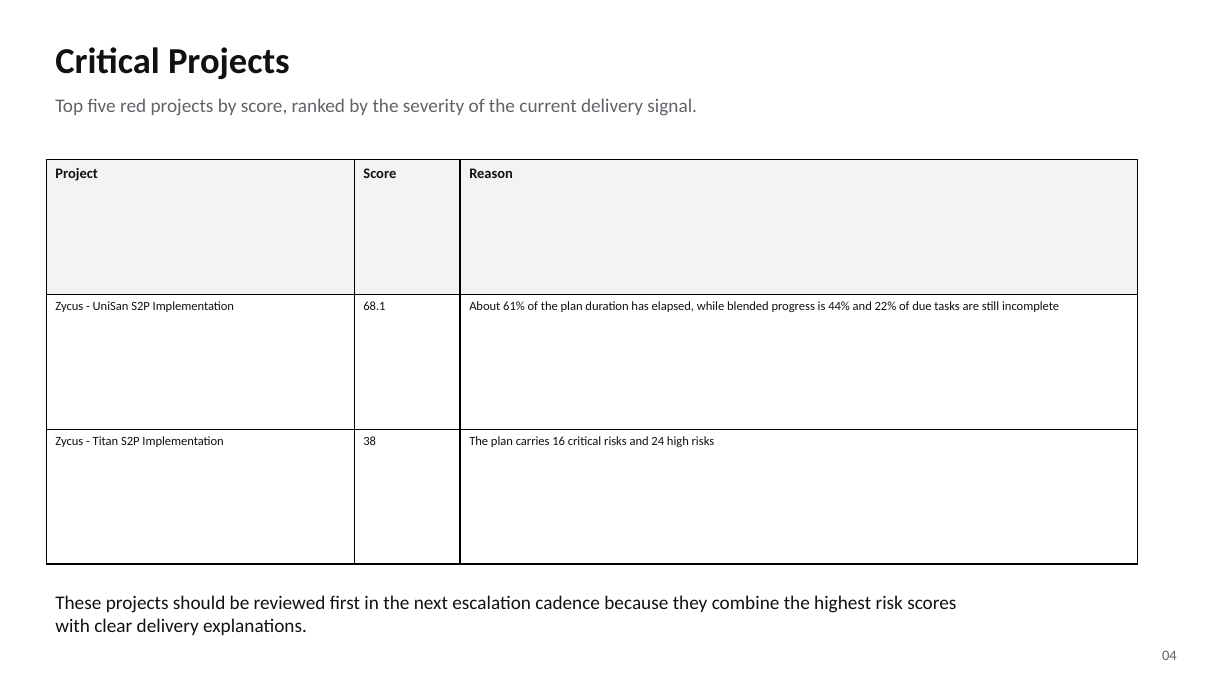
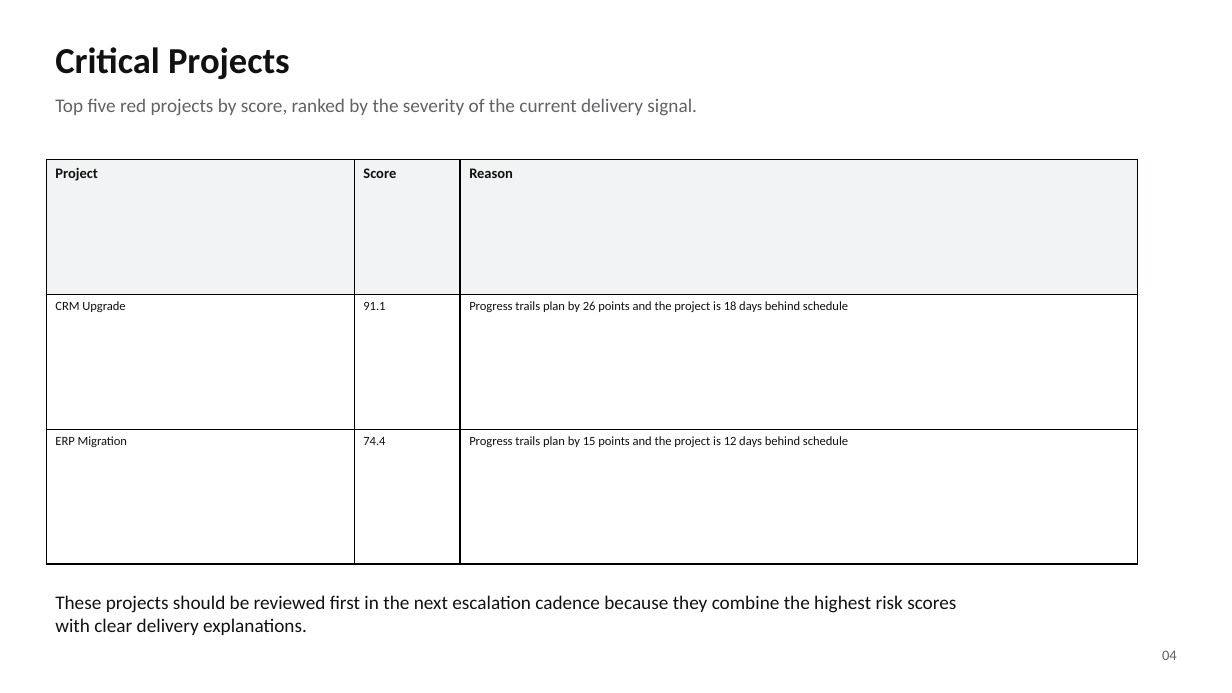
Before and after one commit to Rajibpanda01/Project-Health-Reporting-Agent, a slide deck: slide 4 of deliverables/monthly_executive_deck.pptx. Drawn at 1232x693 pixels with LibreOffice and Linux fonts; fonts in the diff are those of the drawing. Boxes give left, top, right and bottom in pixels: in the first picture for what was removed or moved away, otherwise in the second. Text is boxed around its words. In the diff, an @@ line names an element or a change of style, - is before the commit and + after.

```diff
--- a/deliverables/monthly_executive_deck.pptx
+++ b/deliverables/monthly_executive_deck.pptx
@@ table at (x1=46, y1=160, x2=1138, y2=565) @@
-row 2: Zycus - UniSan S2P Implementation | 68.1 | About 61% of the plan duration has elapsed, while blended progress is 44% and 22% of due tasks are still incomplete
+row 2: CRM Upgrade | 91.1 | Progress trails plan by 26 points and the project is 18 days behind schedule
-row 3: Zycus - Titan S2P Implementation | 38 | The plan carries 16 critical risks and 24 high risks
+row 3: ERP Migration | 74.4 | Progress trails plan by 15 points and the project is 12 days behind schedule
```
Also in this commit, not shown: 4 other slides changed, 17 other files.
